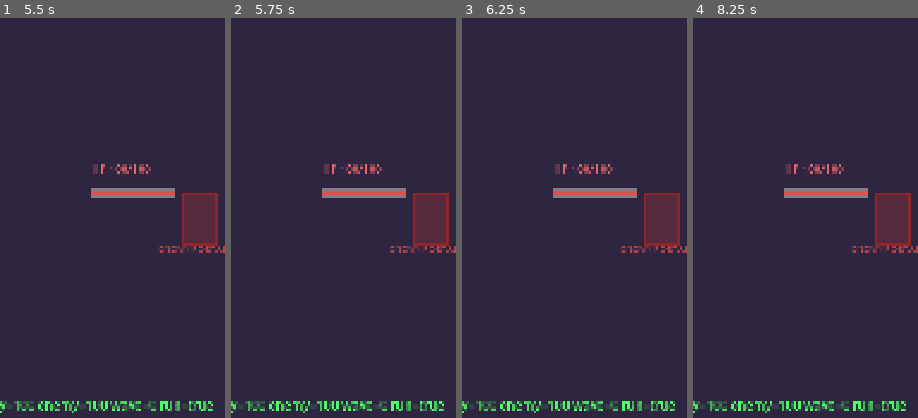
Above: before the commit, frames 1-4 (left to right).
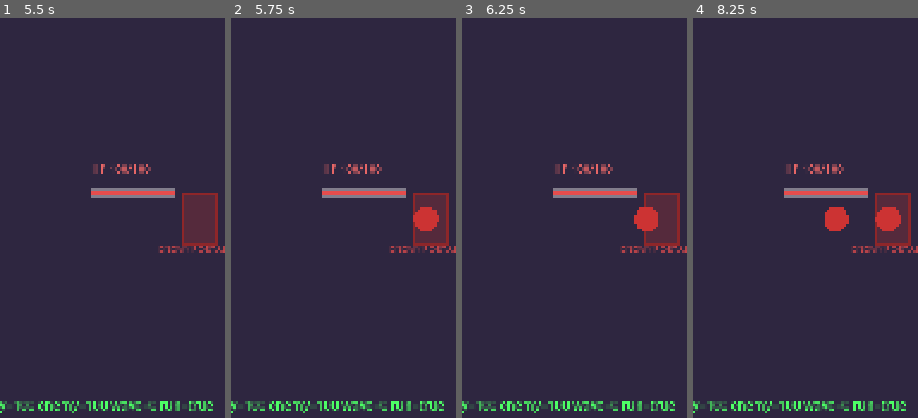
Above: after the commit, the same moments.

Repository: ralph0830/DOTS
Game: Godot game, scene res://scenes/slot/SlotMachine.tscn
Same seed, same stepped clock (60 frames per second), same inputs: the game is played once before the commit and once after it.
Inputs:
- Up to frame 1 (5.5 s): click "⚙" at 0.5 s; click "-" at 1.25 s; click "+" at 2 s; click "AUTO" at 2.75 s; click "⚙" at 3.5 s; click "-" at 4.25 s; click "+" at 5 s
- Up to frame 2 (5.75 s): no input
- Up to frame 3 (6.25 s): click "AUTO" at 5.75 s
- Up to frame 4 (8.25 s): click "⚙" at 6.5 s; click "-" at 7.25 s; click "+" at 8 s
The pictures show only the part of the screen within x 50-100%, y 2-52%; the shares and areas given below are measured in that part.

Frame 1 is identical in both runs. In frame 2, 0.5% of the frame differs, in the area x 80-93%, y 47-54%; in frame 3, 0.5%; in frame 4, 1.1%, in the area x 58-93%, y 47-54%.

Commit message:
fix: WAVE 시작 조건 버그 수정 (승리 루프 근본 원인)
핵심 버그: 첫 WAVE가 시작되지 않아 아군이 적 기지 무조건 파괴
- 이전: _wave_timer >= WAVE_DURATION(20초)일 때만 _start_next_wave()
  첫 WAVE는 _wave_num==0일 때 별도로 시작해야 하는데 조건 누락
  → 게임 시작 후 20초간 적이 스폰되지 않음
  → 아군 유닛이 적 기지(우단) 도달 → damage_enemy_base 연속 → 즉시 승리
  → 승리 루프 (GameManager 승리! 반복)

수정 (WaveManager._physics_process):
- _wave_num == 0 && _wave_timer >= 0 → 첫 WAVE 즉시 시작
- _wave_num > 0 && _wave_timer >= WAVE_DURATION → 다음 WAVE
- 첫 대기 -5초 → 0초 도달 시 WAVE 1 시작 (적 5체 스폰)

데스크톱 검증 PASS:
- [init] credit=10000 bet=50 ally=100 enemy=100 wave=0
- [wave] WAVE 1 시작 — 적 5체 예정 (첫 스핀 직후)
- 8스핀 모두 당첨, 50초간 비정상 승리 없음 (루프 해결)
- SpinEvaluator DBG print 제거 (매칭 정상 동작 확인 완료)

Diff:
--- a/scripts/battle/WaveManager.gd
+++ b/scripts/battle/WaveManager.gd
@@ -54,8 +54,12 @@
 
 func _physics_process(delta: float) -> void:
 	_wave_timer += delta
-	# 다음 WAVE 시작 조건: WAVE 지속 시간 경과 또는 첫 대기 종료
-	if _wave_timer >= WAVE_DURATION:
+	# WAVE 시작 조건:
+	#   (a) 대기 중(_wave_num == 0, 타이머 >= 0) → 첫 WAVE 즉시 시작
+	#   (b) WAVE 진행 중(타이머 >= WAVE_DURATION) → 다음 WAVE
+	if _wave_num == 0 and _wave_timer >= 0.0:
+		_start_next_wave()
+	elif _wave_num > 0 and _wave_timer >= WAVE_DURATION:
 		_start_next_wave()
 	# 적 스폰 처리
 	if _enemies_to_spawn > 0:
@@ -76,6 +80,7 @@
 	# 보스 WAVE (5번째마다)
 	if _wave_num % 5 == 0:
 		_enemies_to_spawn += 1   # 보스 1기 추가
+	print("[wave] WAVE %d 시작 — 적 %d체 예정" % [_wave_num, _enemies_to_spawn])
 	EventBus.wave_started.emit(_wave_num)
 	wave_changed.emit(_wave_num)
 
--- a/scripts/core/SpinEvaluator.gd
+++ b/scripts/core/SpinEvaluator.gd
@@ -20,36 +20,21 @@
 	if target == null:
 		return null
 
-	# DEBUG: 페이라인 0(가운데 행)만 상세 추적 — 매칭 실패 원인 파악.
-	var dbg := payline.id == 0
-	if dbg:
-		var ids := []
-		for s in line:
-			ids.append(String(s.id) if s != null else "null")
-		print("[DBG] pl0 line=%s target=%s" % [str(ids), String(target.id)])
-
 	# 왼쪽부터 연속 매치. 참여하지 않는 심볼(Scatter/Bonus)을 만나면 중단.
 	var match_count := 0
 	var positions: Array[Vector2i] = []
 	for r in range(5):
 		var sym: SymbolData = line[r]
 		if sym == null:
-			if dbg: print("[DBG]   r%d null → break" % r)
 			break
 		if not sym.participates_in_line():
-			if dbg: print("[DBG]   r%d %s not_participate → break" % [r, sym.id])
 			break
-		var matched := sym.matches(target)
-		if dbg:
-			print("[DBG]   r%d %s.matches(%s)=%s" % [r, String(sym.id), String(target.id), matched])
-		if matched:
+		if sym.matches(target):
 			match_count += 1
 			positions.append(Vector2i(r, payline.get_row(r)))
 		else:
 			break
 
-	if dbg:
-		print("[DBG]   match_count=%d" % match_count)
 	if match_count < MIN_MATCH:
 		return null
 	var amount2 := target.get_payout(match_count)
